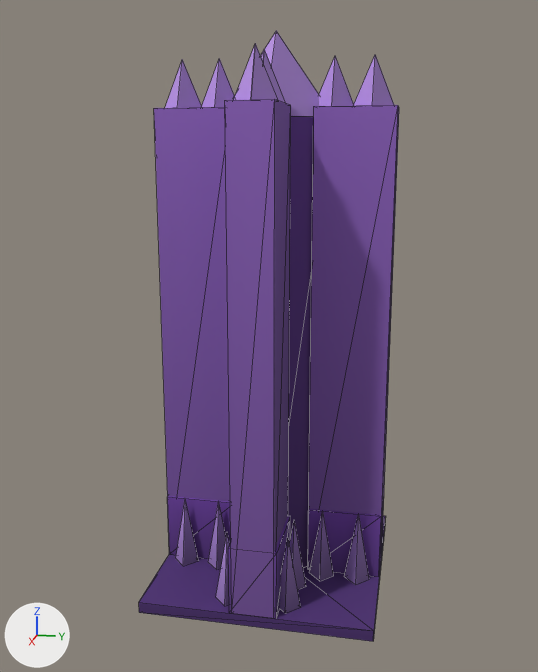
A saved change to the glTF model data/model/wall_crystal_cross.glb.
Camera for both pictures: a 50 mm lens placed at (3.17, 0.6, 1.92), pointed at (0.02, -0.03, 1.13). The axes (+X, +Y, +Z) are drawn at lower left. The lights are the same throughout. The picture after the commit comes second. Mesh edges are drawn as thin lines. Vertices at exactly the same position are counted once.
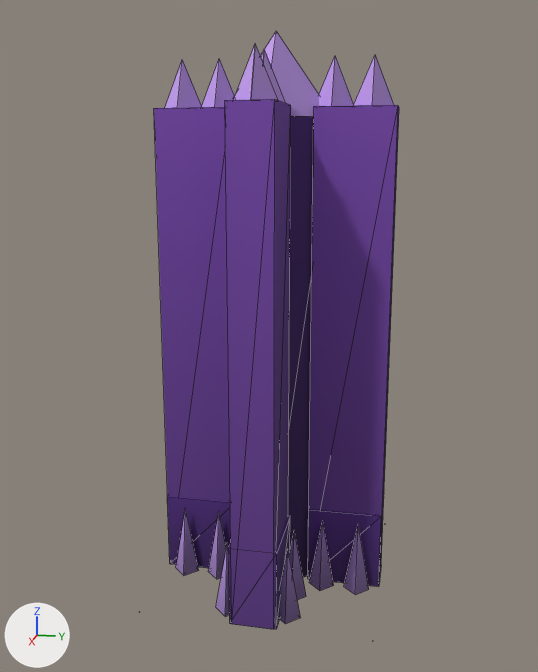
Location of each change, (x1, y1, x2, y2) in pixels of the pictures (538 x 672 px; the box of a moved part takes in the faces that stretch with it):
'Mesh_0', reshaped: before (139, 30, 399, 641); after (139, 30, 399, 629)
part 1 of me_mesh_0, moved or reshaped: before (289, 520, 306, 590); after (289, 531, 306, 600)
part 2 of me_mesh_0, moved or reshaped: before (280, 540, 301, 614); after (279, 551, 301, 624)
part 3 of me_mesh_0, moved or reshaped: before (216, 533, 230, 606); after (216, 543, 229, 617)
part 4 of me_mesh_0, moved or reshaped: before (208, 502, 226, 570); after (208, 513, 226, 579)
part 5 of me_mesh_0, moved or reshaped: before (176, 499, 198, 566); after (176, 508, 199, 576)
part 6 of me_mesh_0, moved or reshaped: before (309, 511, 334, 581); after (309, 521, 334, 591)
part 7 of me_mesh_0, moved or reshaped: before (344, 515, 369, 585); after (344, 524, 369, 595)
part 8 of me_mesh_0, cut back (purple): before (139, 516, 386, 641)
part 9 of me_mesh_0, moved or reshaped: before (154, 99, 399, 619); after (154, 99, 399, 629)
part 10 of me_mesh_0, surface changed: before (154, 33, 399, 619); after (154, 33, 399, 629)

The edits, one by one:
me_mesh_0 is used by ob_mesh_0; location (0.0, 0.0, 0.0).
me_mesh_0 had 207 vertices, 270 faces and spanned x -0.5..0.5, y -0.5..0.5, z 0.0..2.4.
me_mesh_0 now has 231 vertices, 306 faces and spans x -0.5..0.5, y -0.5..0.5, z 0.0..2.4.
me_mesh_0 part 1: the loose piece of 5 vertices spanning x 0.18..0.3, y 0.07..0.19, z 0.05..0.37 is moved by (0.0, 0.0, -0.05).
me_mesh_0 part 2: the loose piece of 5 vertices spanning x 0.34..0.46, y 0.07..0.19, z 0.05..0.37 is moved by (0.0, 0.0, -0.05).
me_mesh_0 part 3: the loose piece of 5 vertices spanning x 0.34..0.46, y -0.19..-0.07, z 0.05..0.37 is moved by (0.0, 0.0, -0.05).
me_mesh_0 part 4: the loose piece of 5 vertices spanning x 0.07..0.19, y -0.3..-0.18, z 0.05..0.37 is moved by (0.0, 0.0, -0.05).
me_mesh_0 part 5: the loose piece of 5 vertices spanning x 0.07..0.19, y -0.46..-0.34, z 0.05..0.37 is moved by (0.0, 0.0, -0.05).
me_mesh_0 part 6: the loose piece of 5 vertices spanning x 0.07..0.19, y 0.18..0.3, z 0.05..0.37 is moved by (0.0, 0.0, -0.05).
me_mesh_0 part 7: the loose piece of 5 vertices spanning x 0.07..0.19, y 0.34..0.46, z 0.05..0.37 is moved by (0.0, 0.0, -0.05).
Part 8, on me_mesh_0:
4 vertices are removed from x -0.5..0.5, y -0.5..0.5, z 0.05.
12 faces are deleted.
28 vertices are added at x -0.5..0.5, y -0.5..0.5, z 0.0.
48 new faces join them.
Part 9, on me_mesh_0:
37 vertices in x -0.5..0.5, y -0.5..0.5, z 0.05 move by (0.0, 0.0, -0.05).
me_mesh_0 part 10: 162 kept faces spanning x -0.5..0.5, y -0.5..0.5, z 0.0..2.4 get new texture (UV) coordinates.
Other edits to the shape of me_mesh_0 do not show in these pictures.
